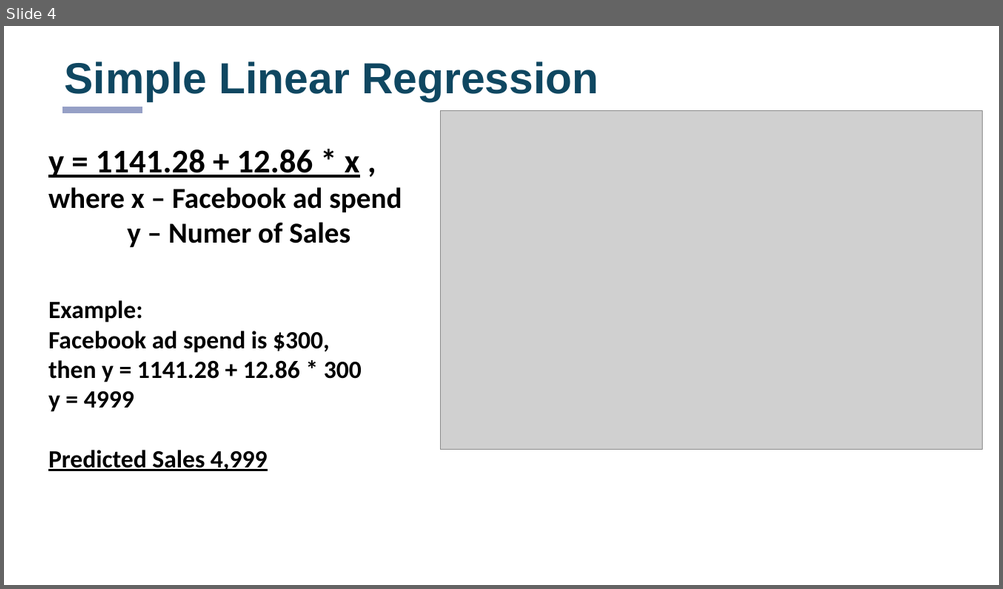
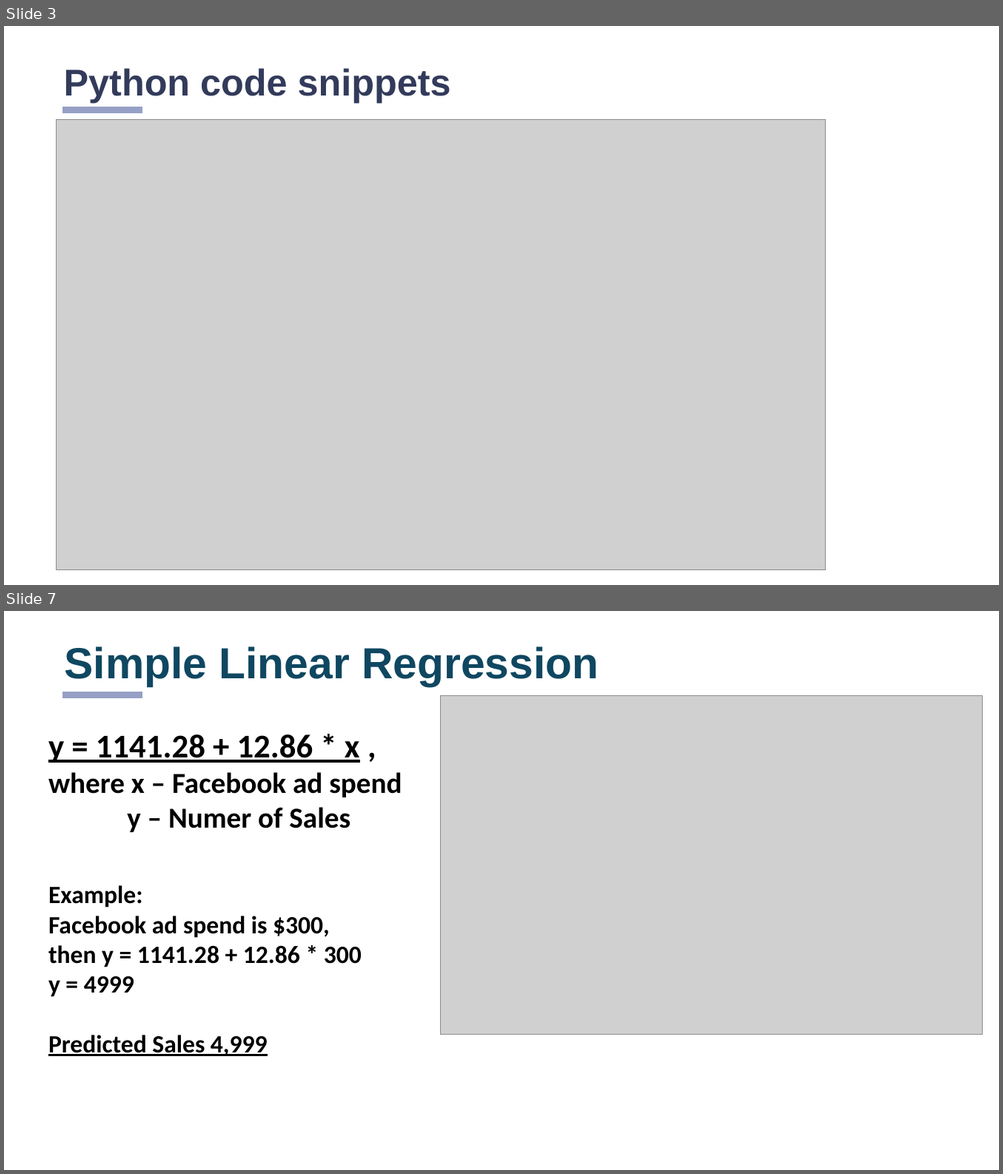
Before and after one commit to Elena-R-P/analytics, a slide deck: TechGear/TechGearCase.pptx. Shown one above the other, each under a label of ours: slide 4 before the commit, slides 3 and 7 after it; the slides between them are not shown. The pictures are 1003x589 and 1003x1174 pixels, drawn with LibreOffice and Linux fonts; fonts in the diff are those of the drawing; grey boxes stand for pictures. Boxes give left, top, right and bottom in pixels: in the first picture for what was removed or moved away, otherwise in the second. Text is boxed around its words. In the diff, an @@ line names an element or a change of style, - is before the commit and + after.

```diff
--- a/TechGear/TechGearCase.pptx
+++ b/TechGear/TechGearCase.pptx
@@ slide 3 added at <box>4,26,999,585</box>, background #FFFFFF; not listed: 1 template element that a slide beside it also shows @@
@@ title added at <box>64,68,451,103</box>, 36 pt, text #333B5B, bold @@
+Python code snippets
@@ picture added at <box>57,120,825,571</box> @@
@@ what was slide 4 is now slide 7 @@
```
Also in this commit, not shown: 6 slides changed, 12 other slides added, 33 other files.
